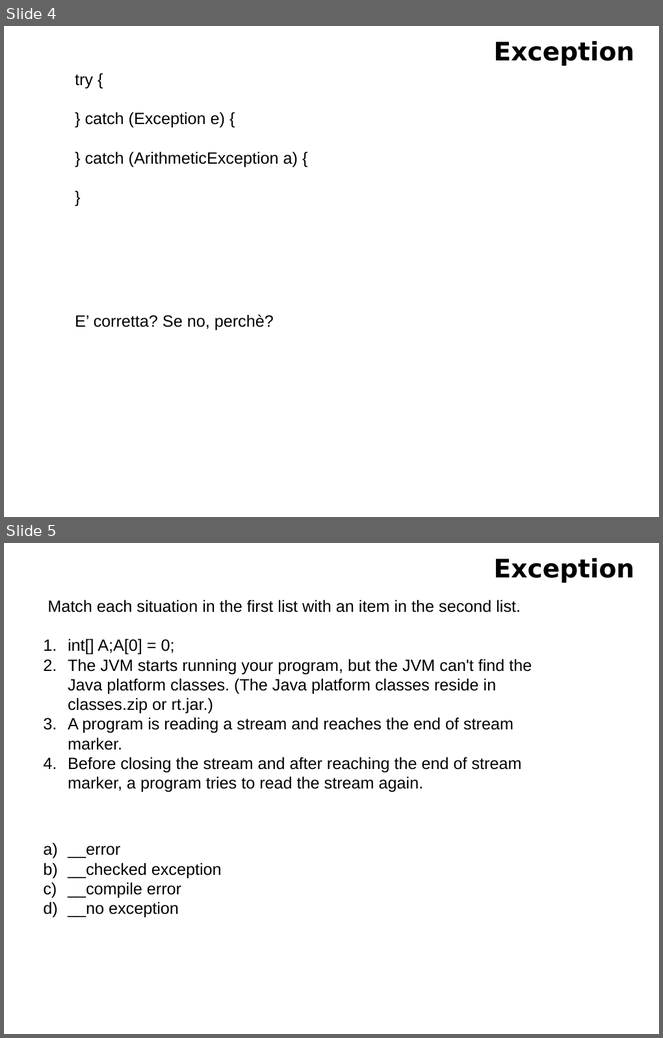
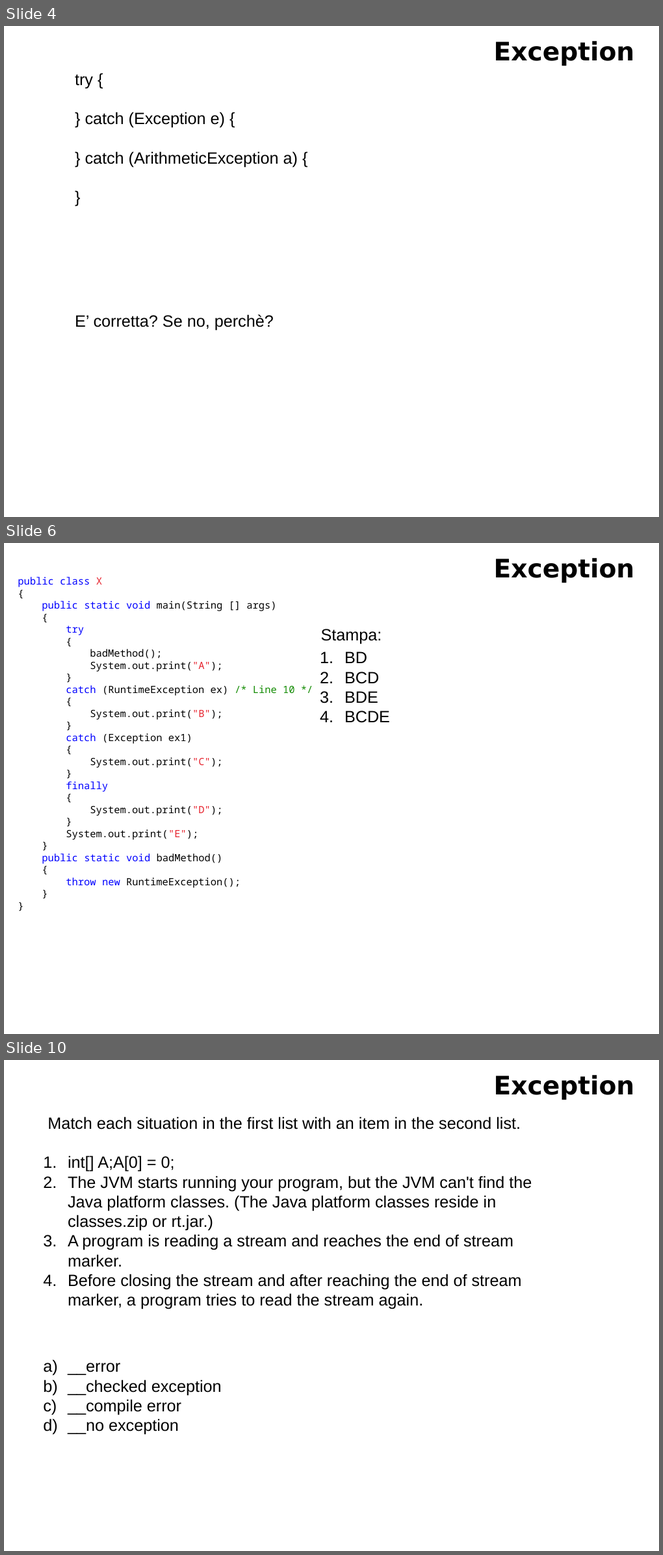
Before and after one commit to fgaudenzi/lezioni, a slide deck: lez 14/ex.pptx. Shown one above the other, each under a label of ours: slides 4 and 5 before the commit, slides 4, 6 and 10 after it; the slides between them are not shown. The pictures are 663x1038 and 663x1555 pixels, drawn with LibreOffice and Linux fonts; fonts in the diff are those of the drawing. Boxes give left, top, right and bottom in pixels: in the first picture for what was removed or moved away, otherwise in the second. Text is boxed around its words. In the diff, an @@ line names an element or a change of style, - is before the commit and + after.

```diff
--- a/lez 14/ex.pptx
+++ b/lez 14/ex.pptx
@@ slide 6 added at (x1=4, y1=543, x2=659, y2=1034), background #FFFFFF @@
@@ title added at (x1=494, y1=558, x2=635, y2=583), 28 pt, text #000000, bold @@
+Exception
@@ text added at (x1=18, y1=577, x2=295, y2=888), 11 pt, text #000000 @@
+public class X
+{
+public static void main(String [] args)
+{
+try
+{
+badMethod();
+System.out.print("A");
+}
+catch (RuntimeException ex) /* Line 10 */
+{
+System.out.print("B");
+}
+catch (Exception ex1)
+{
+System.out.print("C");
+}
+finally
+{
+System.out.print("D");
+}
+System.out.print("E");
+}
+public static void badMethod()
+{
+throw new RuntimeException();
+}
+}
@@ text added at (x1=321, y1=629, x2=382, y2=644), 18 pt, text #000000 @@
+Stampa:
@@ text added at (x1=345, y1=652, x2=390, y2=723), 18 pt, text #000000 @@
+1. BD
+2. BCD
+3. BDE
+4. BCDE
@@ what was slide 5 is now slide 10 @@
```
Also in this commit, not shown: 2 slides changed, 4 other slides added, 1 other file.
